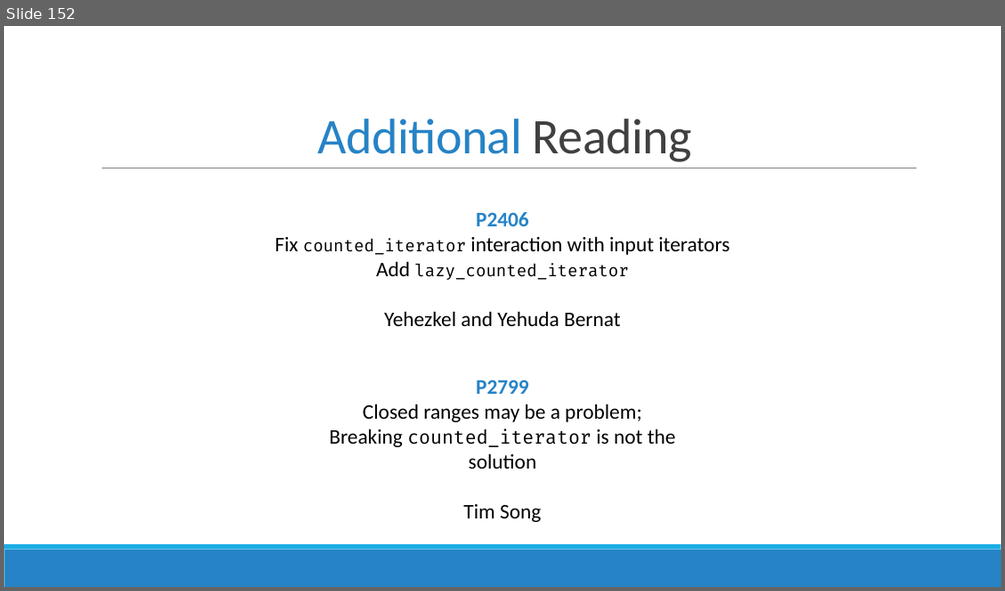
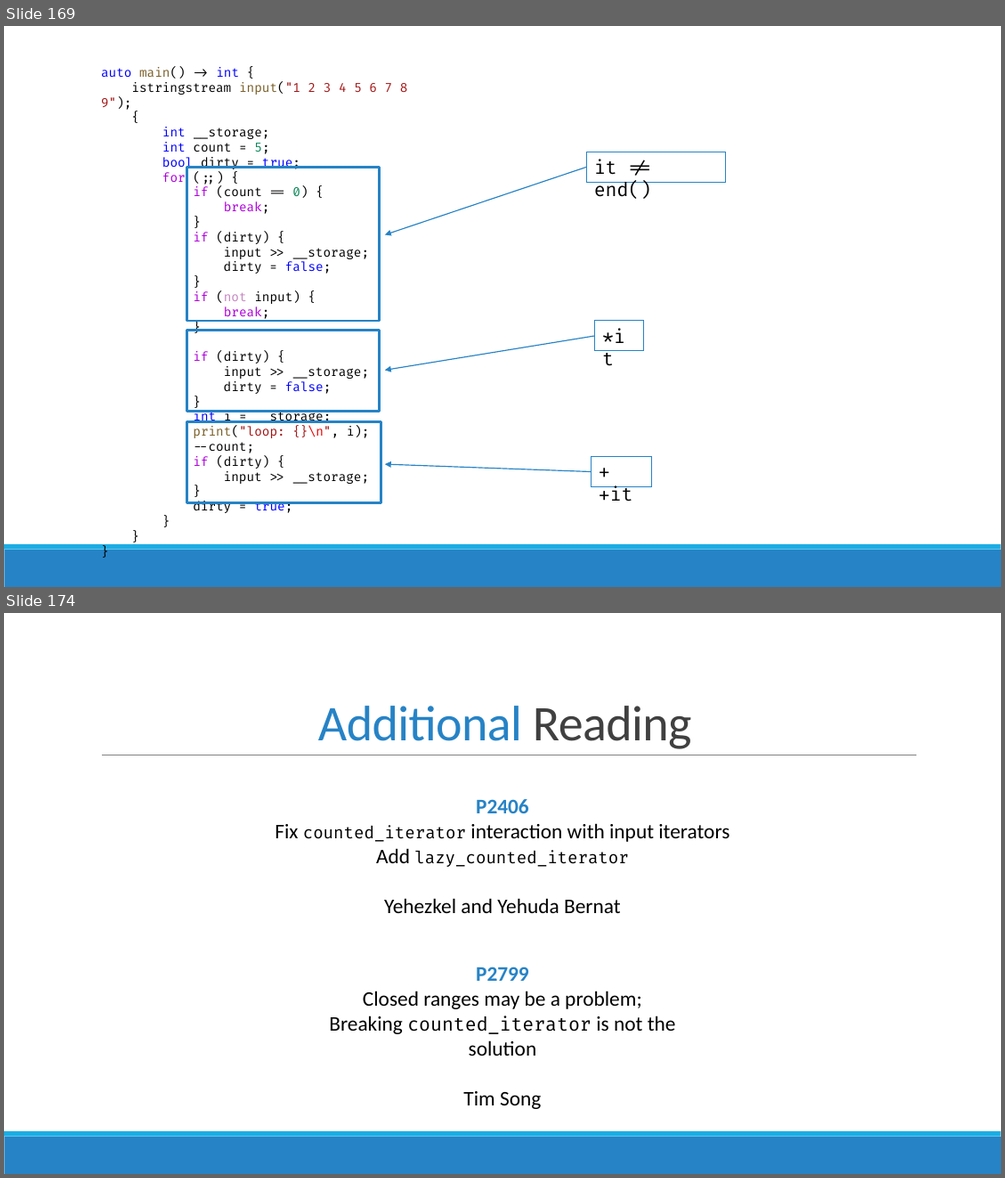
Before and after one commit to brevzin/cpp_proposals, a slide deck: talks/202305_cppnow/take(5).pptx. Shown one above the other, each under a label of ours: slide 152 before the commit, slides 169 and 174 after it; the slides between them are not shown. The pictures are 1005x591 and 1005x1178 pixels, drawn with LibreOffice and Linux fonts; fonts in the diff are those of the drawing. Boxes give left, top, right and bottom in pixels: in the first picture for what was removed or moved away, otherwise in the second. Text is boxed around its words. In the diff, an @@ line names an element or a change of style, - is before the commit and + after.

```diff
--- a/talks/202305_cppnow/take(5).pptx
+++ b/talks/202305_cppnow/take(5).pptx
@@ slide 169 added at box(4, 26, 1001, 587), background #FFFFFF; not listed: 2 template elements that a slide beside it also shows @@
@@ text added at box(101, 67, 408, 513), 12 pt, text #000000 @@
+auto main() -> int {
+istringstream input("1 2 3 4 5 6 7 8 9");
+{
+int __storage;
+int count = 5;
+bool dirty = true;
+for (;;) {
+if (count == 0) {
+break;
+}
+if (dirty) {
+input >> __storage;
+dirty = false;
+}
+if (not input) {
+break;
+}
+if (dirty) {
+input >> __storage;
+dirty = false;
+}
+int i = __storage;
+print("loop: {}\n", i);
+--count;
+if (dirty) {
+input >> __storage;
+}
+dirty = true;
+}
+}
+}
@@ rectangle added at box(587, 151, 726, 182), outline #2683C6 0.75 pt, 18 pt, text #000000 @@
+it != end()
@@ rectangle added at box(187, 167, 380, 321), outline #2683C6 2.25 pt @@
@@ arrow added from (587, 167) to (385, 234), #2683C6 1 pt @@
@@ rectangle added at box(187, 330, 380, 411), outline #2683C6 2.25 pt @@
@@ arrow added from (595, 336) to (385, 370), #2683C6 1 pt @@
@@ rectangle added at box(595, 321, 643, 351), outline #2683C6 0.75 pt, 18 pt, text #000000 @@
+*it
@@ rectangle added at box(187, 421, 381, 502), outline #2683C6 2.25 pt @@
@@ arrow added from (591, 472) to (385, 464), #2683C6 1 pt @@
@@ rectangle added at box(591, 457, 652, 487), outline #2683C6 0.75 pt, 18 pt, text #000000 @@
+++it
@@ what was slide 152 is now slide 174 @@
```
Also in this commit, not shown: 6 slides changed, 25 other slides added, 4 slides removed.
